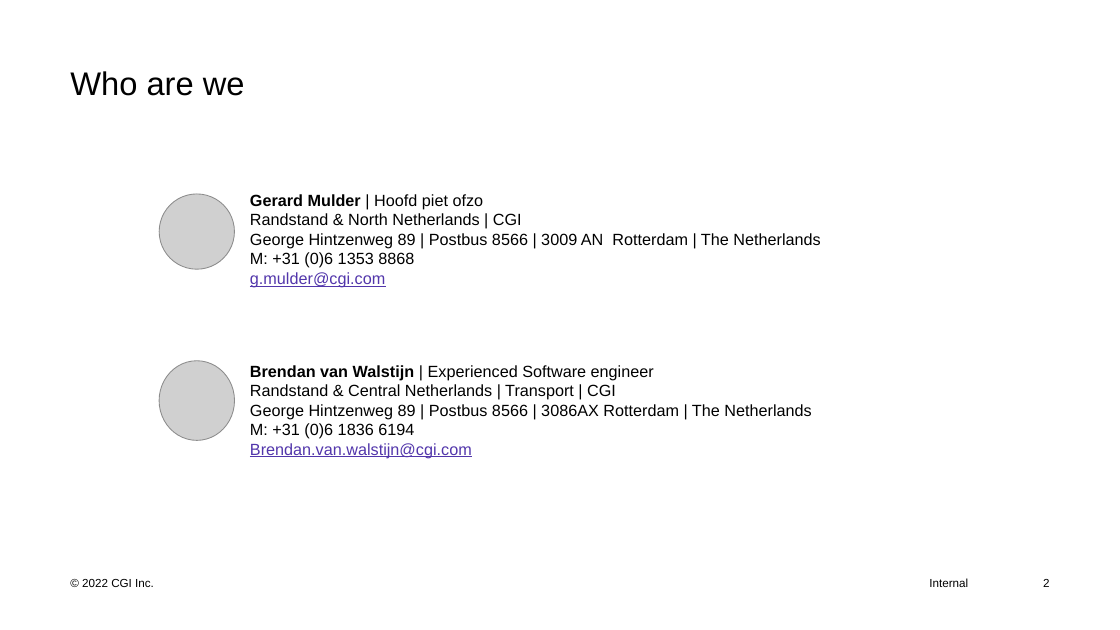
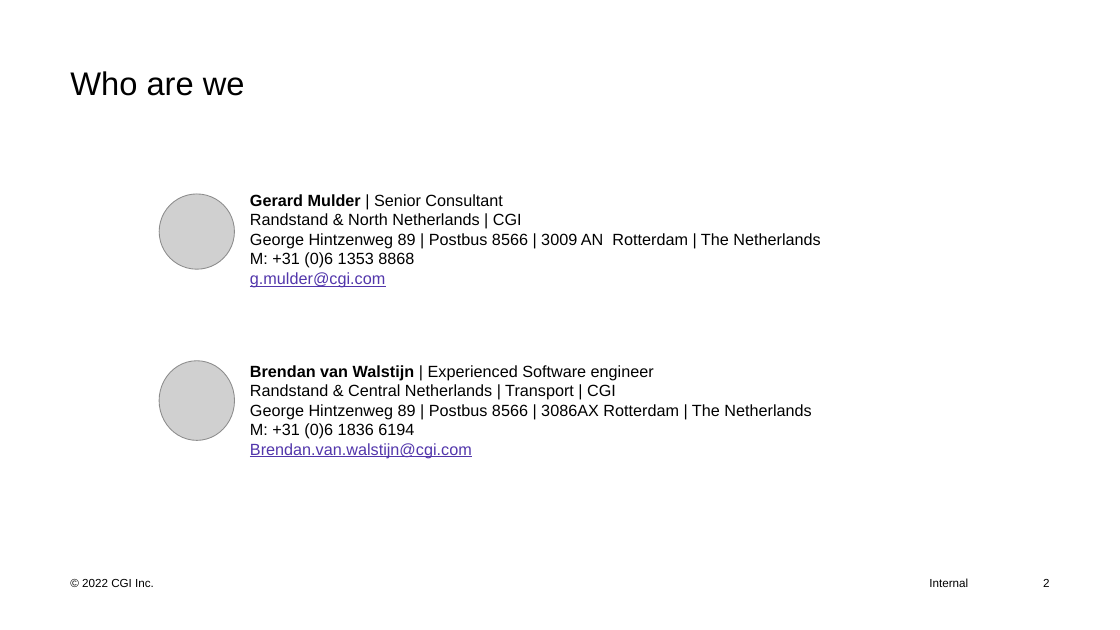
Before and after one commit to favna/docker-workshop, a slide deck: slide 2 of containerization.pptx. Drawn at 1120x630 pixels with LibreOffice and Linux fonts; fonts in the diff are those of the drawing; grey boxes stand for pictures. Boxes give left, top, right and bottom in pixels: in the first picture for what was removed or moved away, otherwise in the second. Text is boxed around its words. In the diff, an @@ line names an element or a change of style, - is before the commit and + after.

```diff
--- a/containerization.pptx
+++ b/containerization.pptx
@@ text at <box>250,194,522,225</box>: text changed @@
-Gerard Mulder | Hoofd piet ofzo
-Randstand & North Netherlands | CGI
+Gerard Mulder | Senior Consultant
+Randstand & North Netherlands | CGI
```
Also in this commit, not shown: 13 other slides changed, 3 slides removed, 30 other files.
